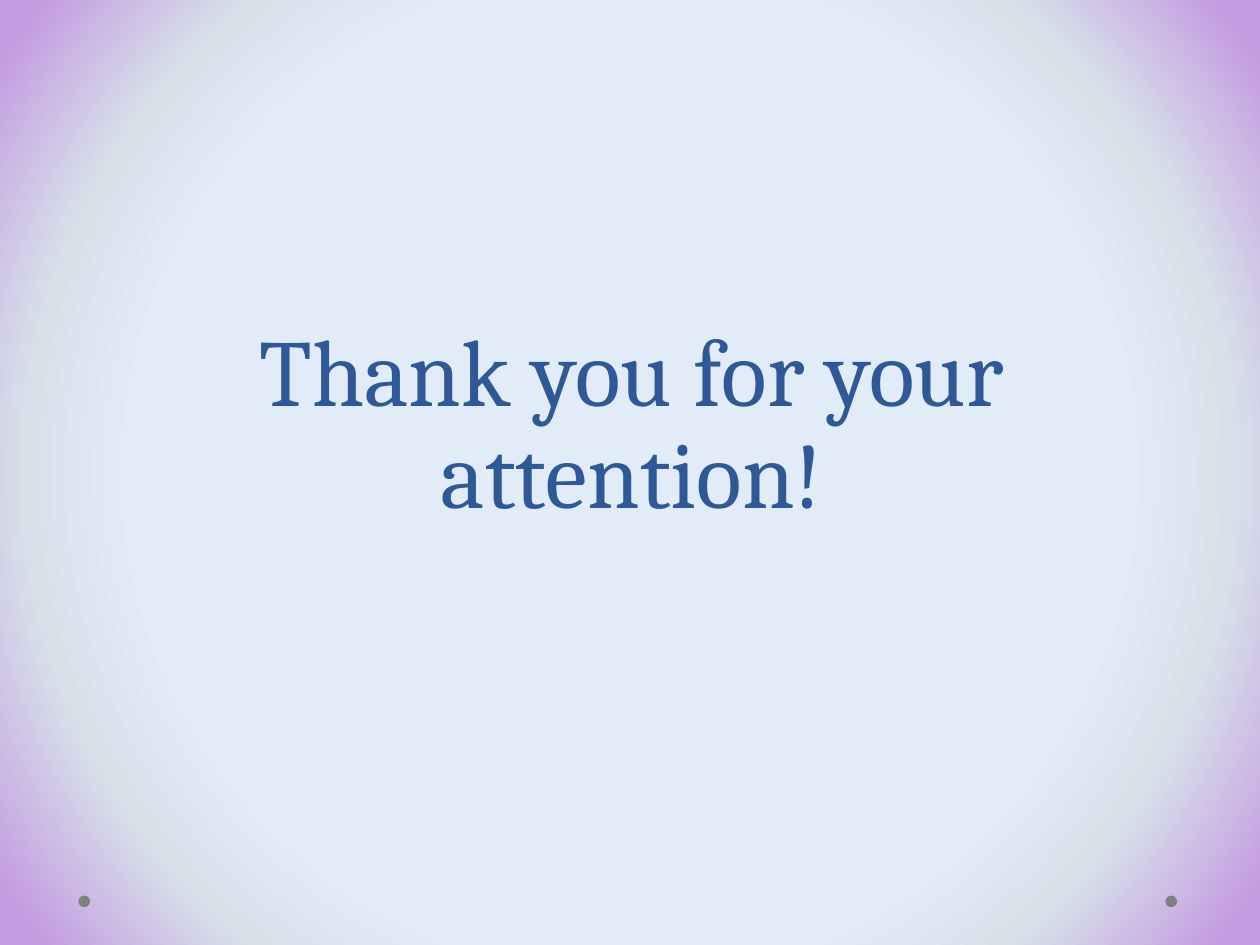
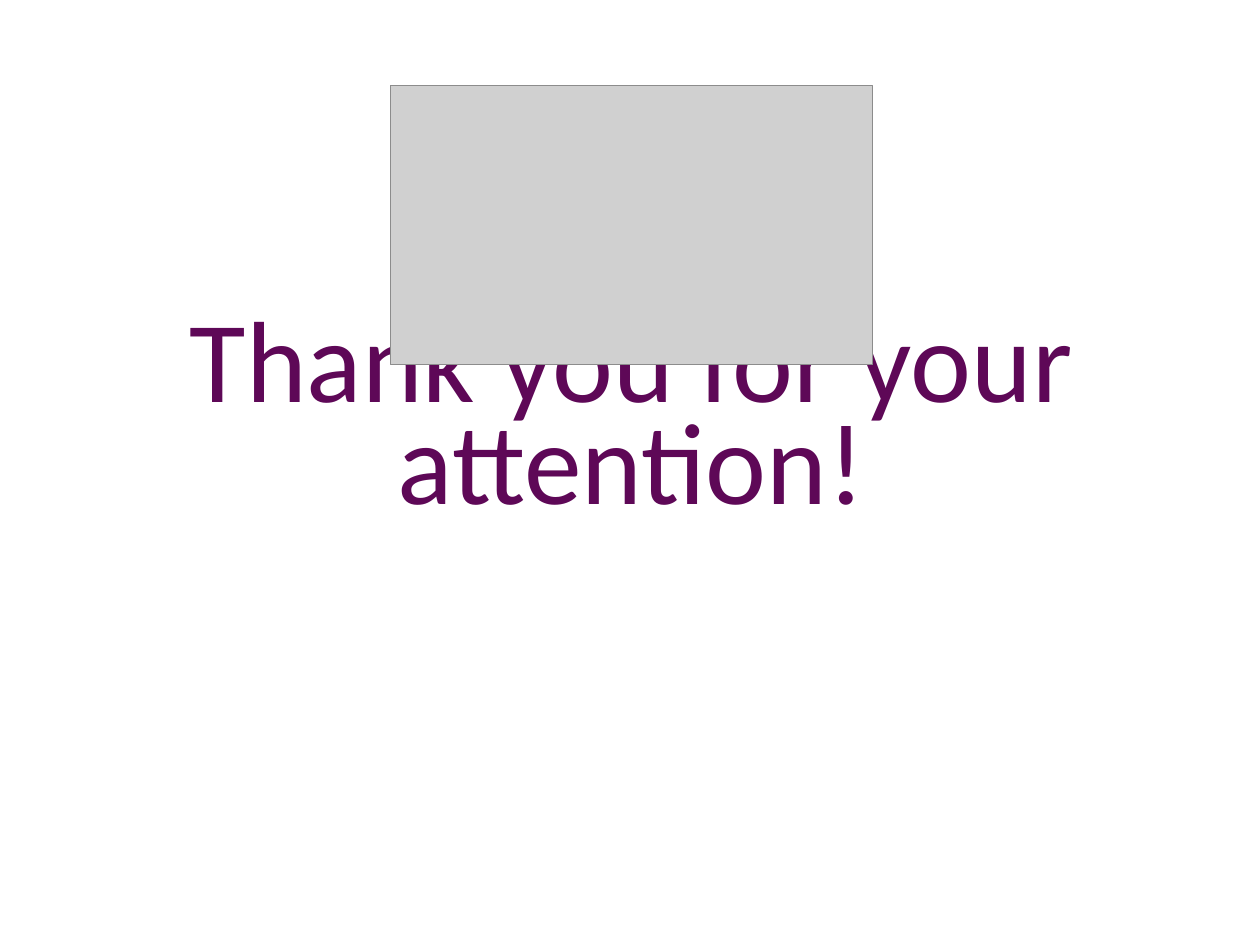
Before and after one commit to beloslava/WIFRepo, a slide deck: slide 7 of Presentation.pptx. Drawn at 1260x945 pixels with LibreOffice and Linux fonts; fonts in the diff are those of the drawing; grey boxes stand for pictures; background and template pictures are left out. Boxes give left, top, right and bottom in pixels: in the first picture for what was removed or moved away, otherwise in the second. Text is boxed around its words. In the diff, an @@ line names an element or a change of style, - is before the commit and + after.

```diff
--- a/Presentation.pptx
+++ b/Presentation.pptx
@@ background gradient #E3EDF9 to #D8E0EB to #C39BE1 to picture (left out) @@
@@ picture added at (391,86,873,365) @@
@@ title "Thank you for your attention!" at (190,307,1073,505): size 54 to 66 pt, font Cambria to Calibri, text colour #2F5897 to #5E0857 @@
@@ ellipse removed at (78,896,89,907) @@
@@ ellipse removed at (1166,896,1177,907) @@
```
Also in this commit, not shown: 6 other slides changed.
